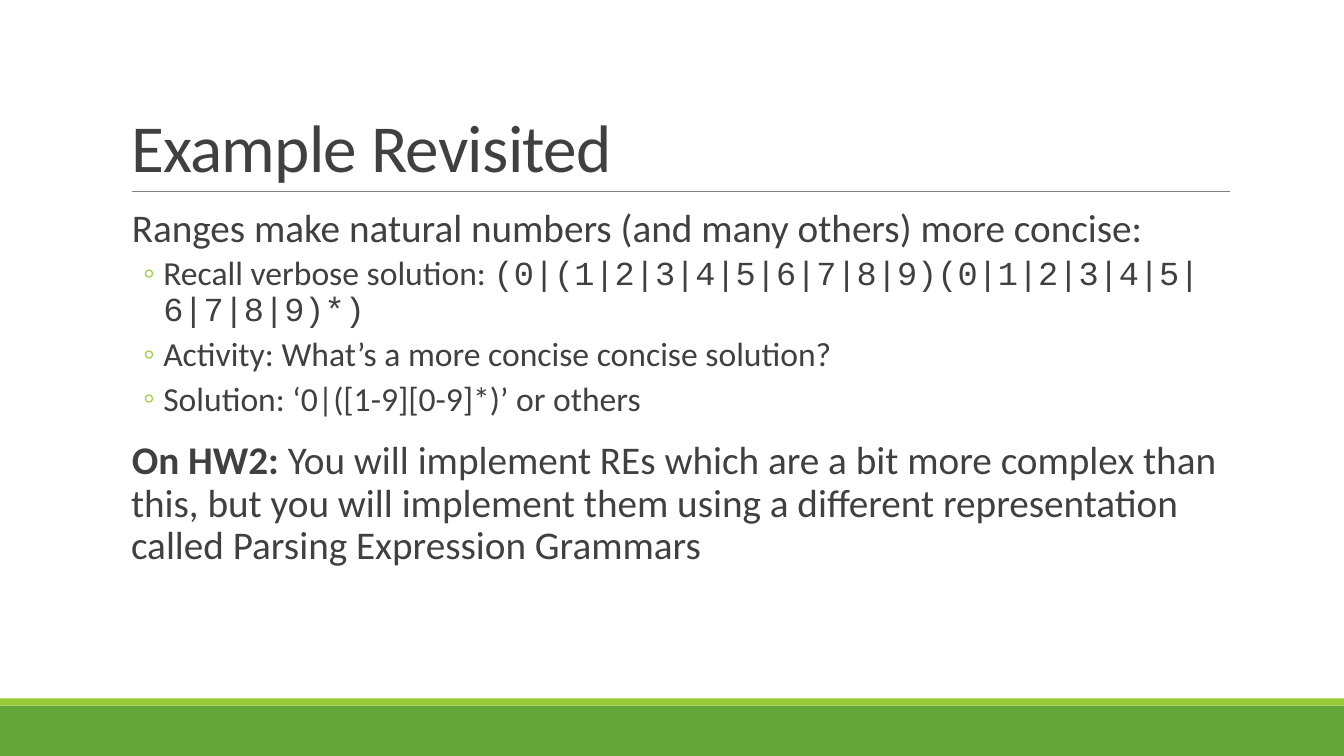
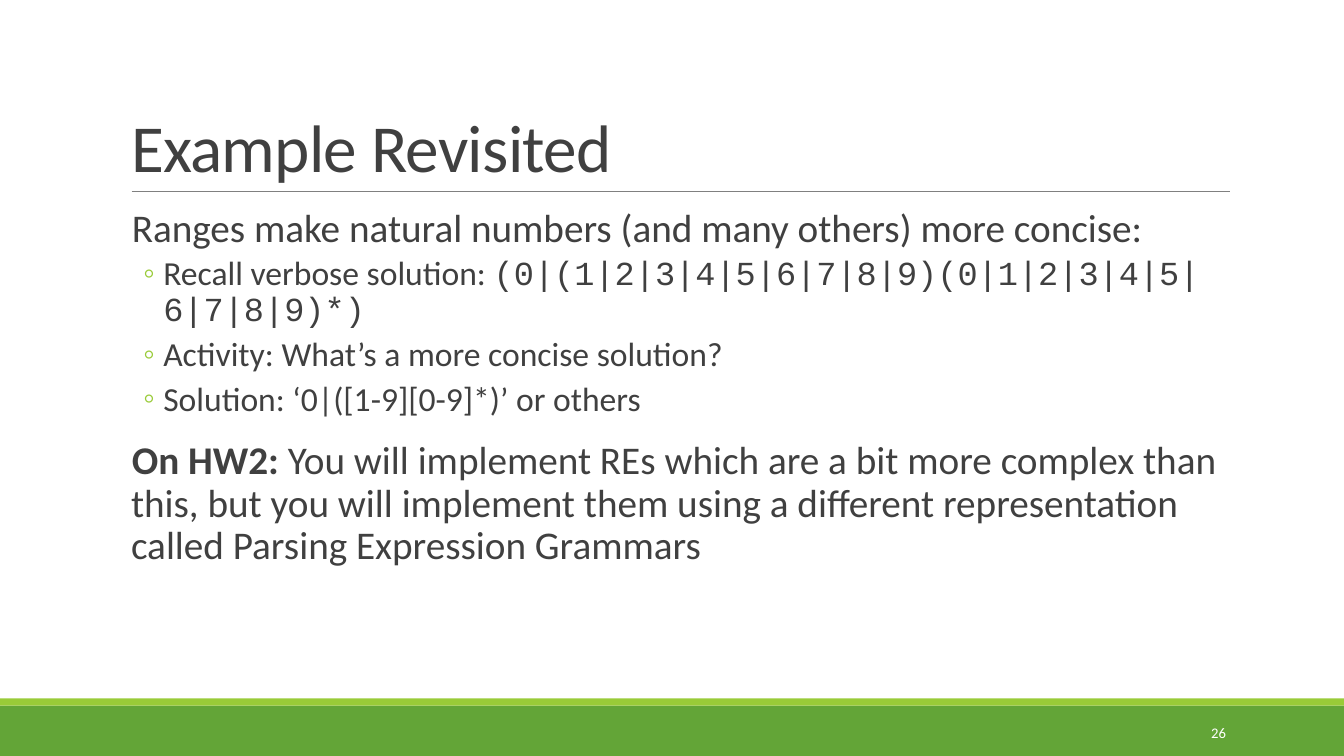
Before and after one commit to rbohrer/pl-course, a slide deck: slide 26 of LectureSlides/03Parsing.pptx (slide 25 before the commit). Drawn at 1344x756 pixels with LibreOffice and Linux fonts; fonts in the diff are those of the drawing. Boxes give left, top, right and bottom in pixels: in the first picture for what was removed or moved away, otherwise in the second. Text is boxed around its words. In the diff, an @@ line names an element or a change of style, - is before the commit and + after.

```diff
--- a/LectureSlides/03Parsing.pptx
+++ b/LectureSlides/03Parsing.pptx
@@ text at (163, 342, 723, 372): text changed @@
-  ◦ Activity: What’s a more concise concise solution?
+  ◦ Activity: What’s a more concise solution?
@@ page number added at (1211, 728, 1226, 738), 10.5 pt, text #FFFFFF @@
+26
```
Also in this commit, not shown: 66 other slides changed, 5 slides added, 4 other files.
